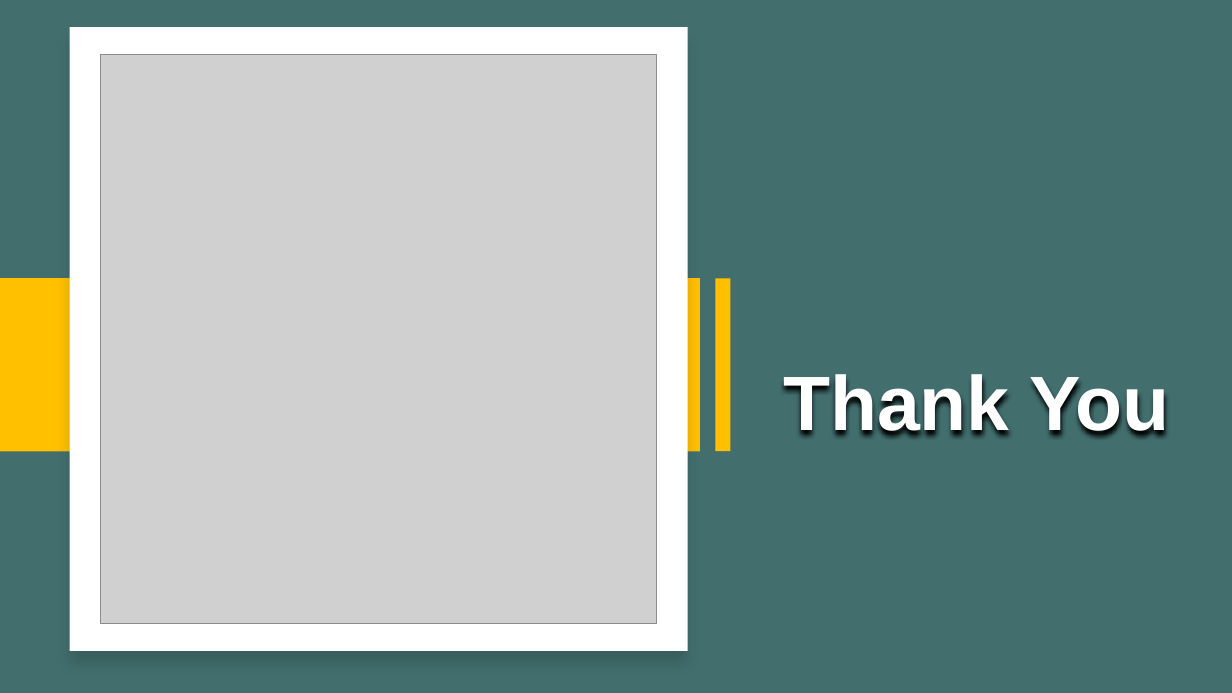
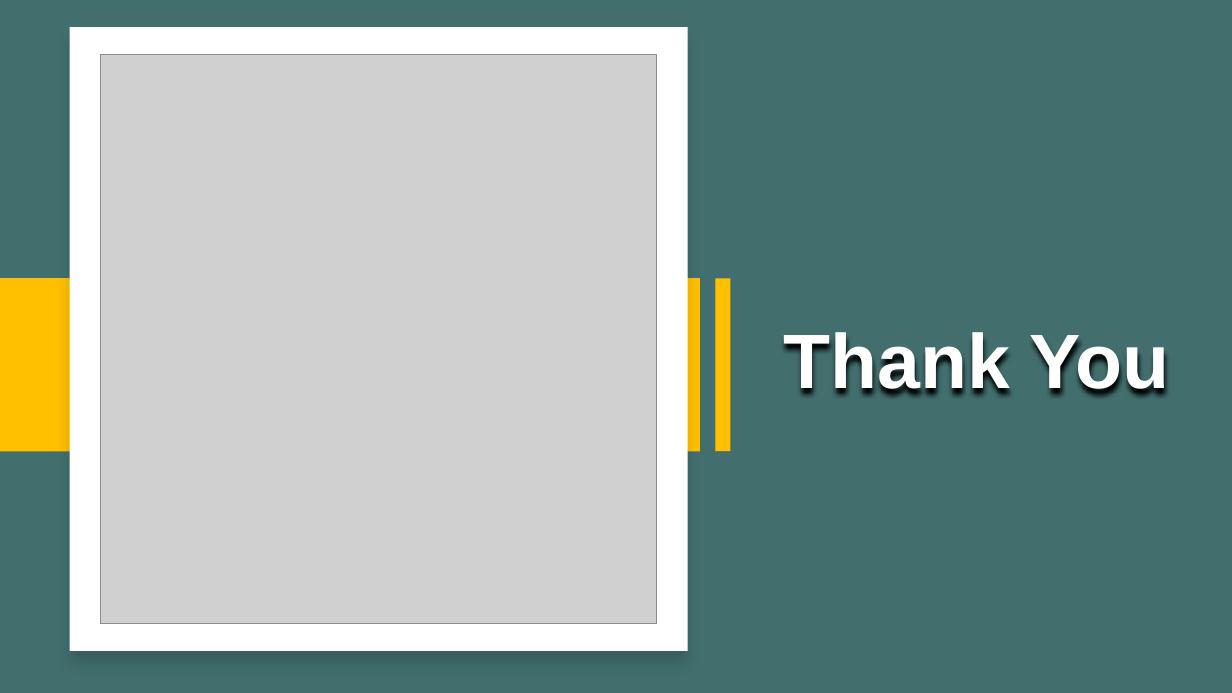
Before and after one commit to MatteoSalverio/ratlab, a slide deck: slide 22 of projects/crosswordle2/CrossWordle Presentation.pptx (slide 20 before the commit). Drawn at 1232x693 pixels with LibreOffice and Linux fonts; fonts in the diff are those of the drawing; grey boxes stand for pictures. Boxes give left, top, right and bottom in pixels: in the first picture for what was removed or moved away, otherwise in the second. Text is boxed around its words. In the diff, an @@ line names an element or a change of style, - is before the commit and + after.

```diff
--- a/projects/crosswordle2/CrossWordle Presentation.pptx
+++ b/projects/crosswordle2/CrossWordle Presentation.pptx
@@ title "Thank You": place and size @@
-title "Thank You" at [783, 374, 1170, 438]
+title "Thank You" at [783, 332, 1170, 397]
```
Also in this commit, not shown: 6 other slides changed, 2 slides added, 1 other file.
